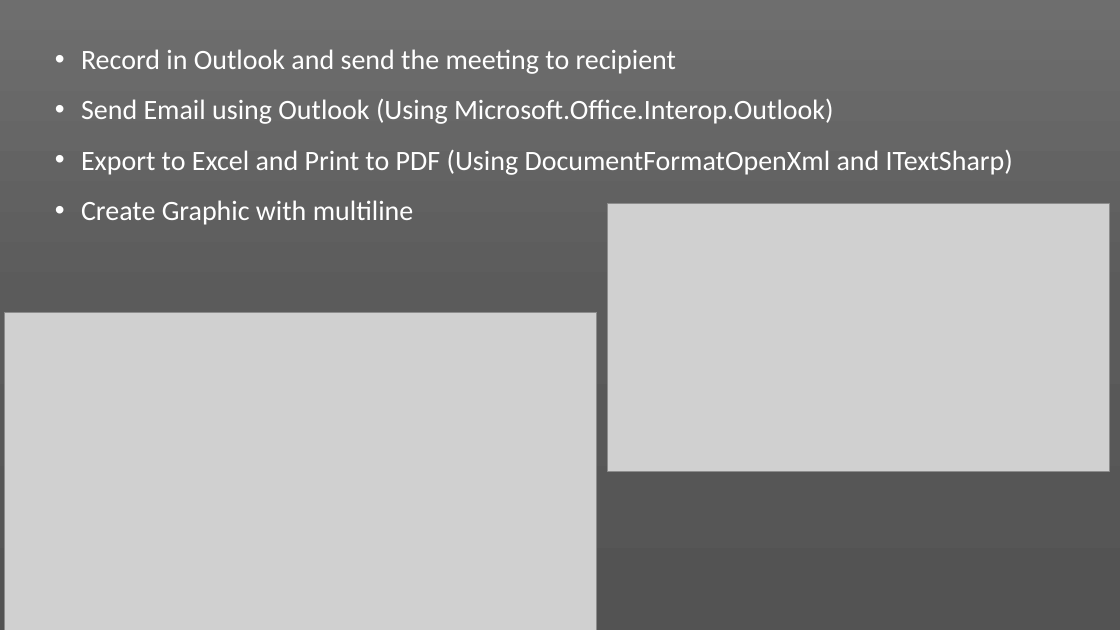
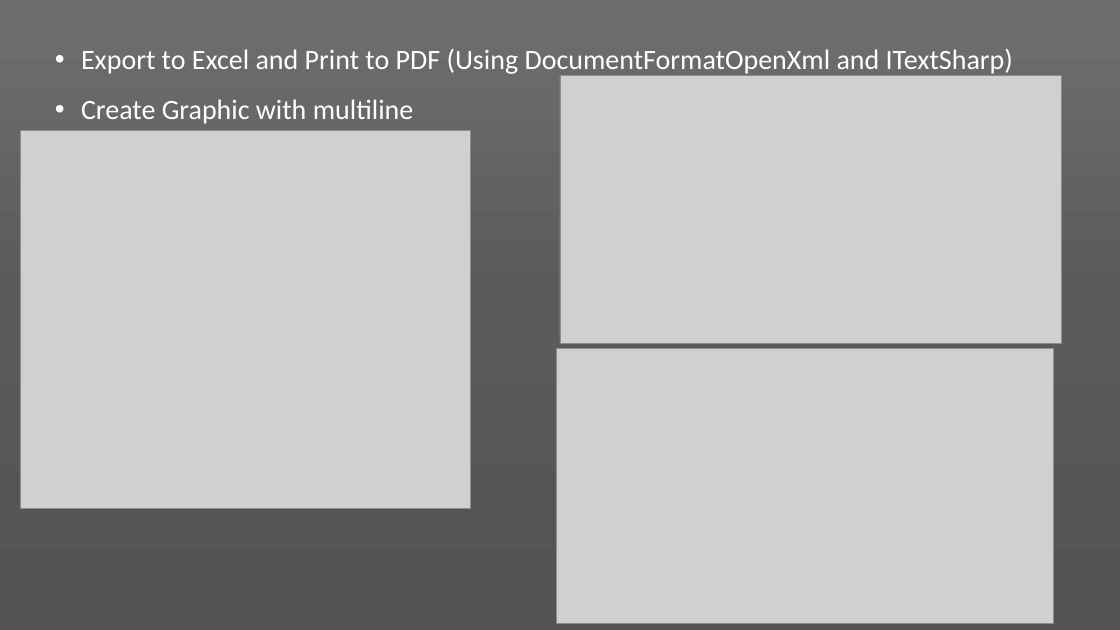
Before and after one commit to winotoj/ipd10-dotnet-CRM-Project, a slide deck: slide 7 of CRM PROJECT.pptx. Drawn at 1120x630 pixels with LibreOffice and Linux fonts; fonts in the diff are those of the drawing; grey boxes stand for pictures. Boxes give left, top, right and bottom in pixels: in the first picture for what was removed or moved away, otherwise in the second. Text is boxed around its words. In the diff, an @@ line names an element or a change of style, - is before the commit and + after.

```diff
--- a/CRM PROJECT.pptx
+++ b/CRM PROJECT.pptx
@@ text at (x1=81, y1=49, x2=834, y2=124): paragraphs removed @@
-  • Record in Outlook and send the meeting to recipient
-  • Send Email using Outlook (Using Microsoft.Office.Interop.Outlook)
@@ picture moved from (x1=607, y1=203, x2=1109, y2=471) to (x1=560, y1=76, x2=1062, y2=344) @@
@@ picture added at (x1=21, y1=131, x2=471, y2=509) @@
@@ picture removed at (x1=4, y1=313, x2=597, y2=630) @@
@@ picture added at (x1=557, y1=349, x2=1054, y2=623) @@
```
Also in this commit, not shown: 4 other slides changed.
